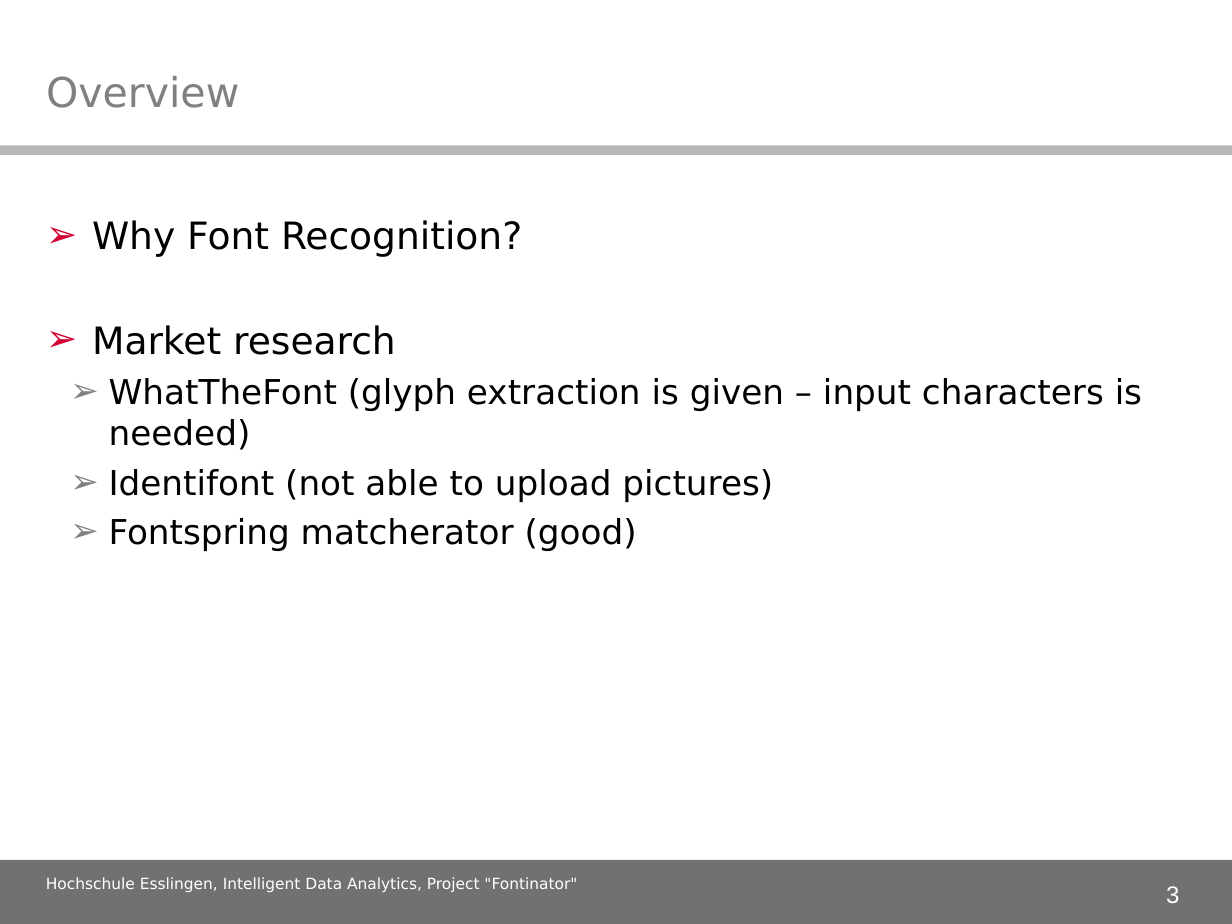
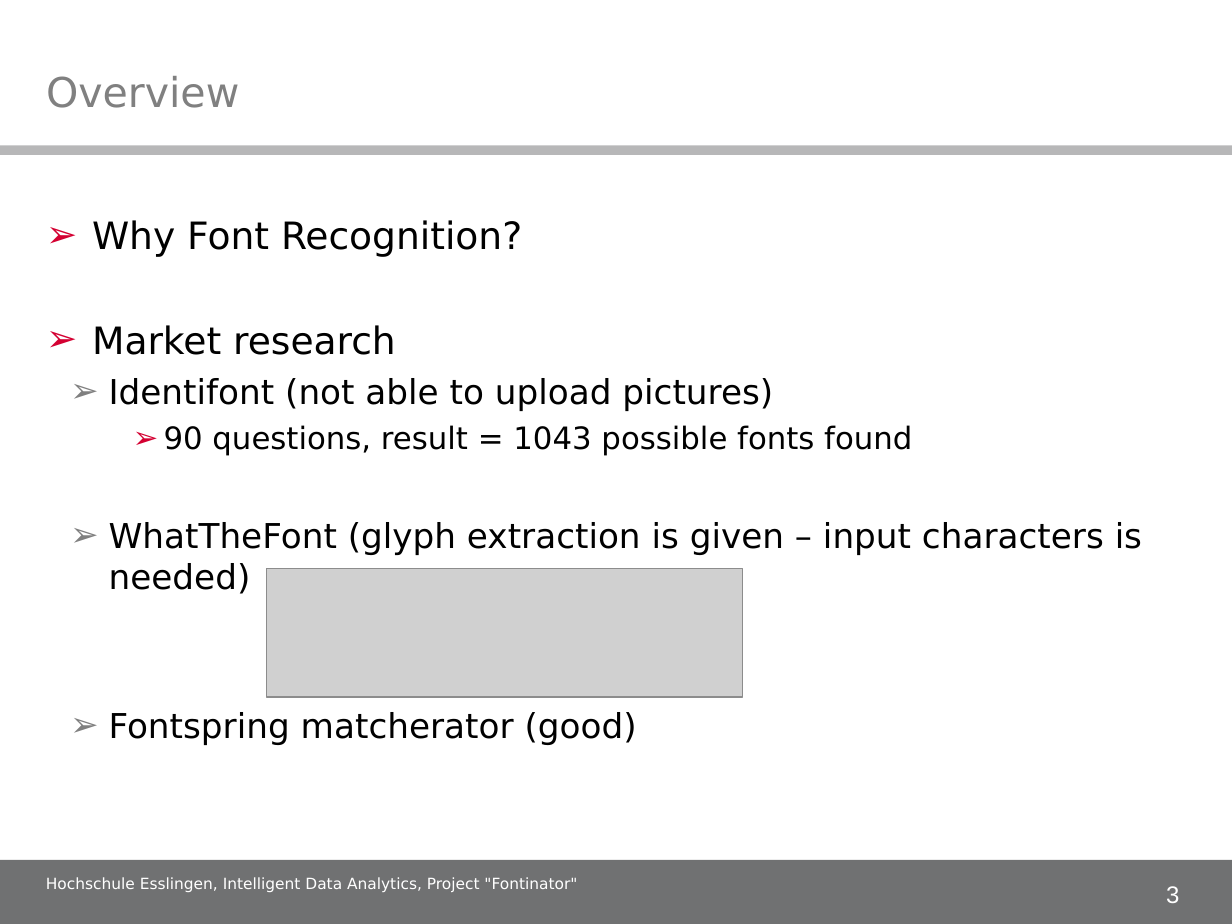
Before and after one commit to alex-ta/Fontinator, a slide deck: slide 3 of Documents/IDA_project_presentation.ppt. Drawn at 1232x924 pixels with LibreOffice and Linux fonts; fonts in the diff are those of the drawing; grey boxes stand for pictures; background and template pictures are left out. Boxes give left, top, right and bottom in pixels: in the first picture for what was removed or moved away, otherwise in the second. Text is boxed around its words. In the diff, an @@ line names an element or a change of style, - is before the commit and + after.

Commit message:
edit slide 3

```diff
--- a/Documents/IDA_project_presentation.ppt
+++ b/Documents/IDA_project_presentation.ppt
@@ text at box(109, 378, 912, 456): paragraphs added @@
+  ➢ Identifont (not able to upload pictures)
+    ➢ 90 questions, result = 1043 possible fonts found
@@ text at box(109, 469, 773, 502): paragraph removed @@
-  ➢ Identifont (not able to upload pictures)
@@ picture added at box(266, 569, 742, 697) @@
```
